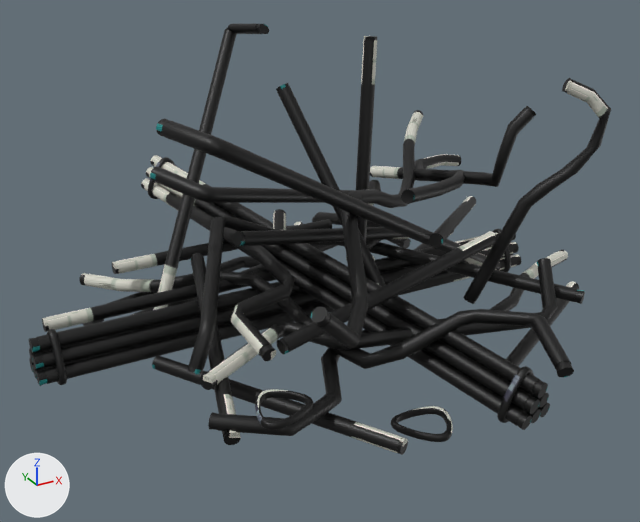
The FBX model Assets/Meshes/Objects/debris.fbx, before and after one commit.
Before and after are seen from a 50 mm lens placed at (-2.97, -8.36, 2.83), pointed at (-0.16, -3.25, 0.28). Every picture has the same lights, and +X, +Y and +Z are marked at lower left. Where no turn or scale is listed for an object, it has been applied to the vertices. Vertices at the same position are counted once.

The first picture shows 'debris'.
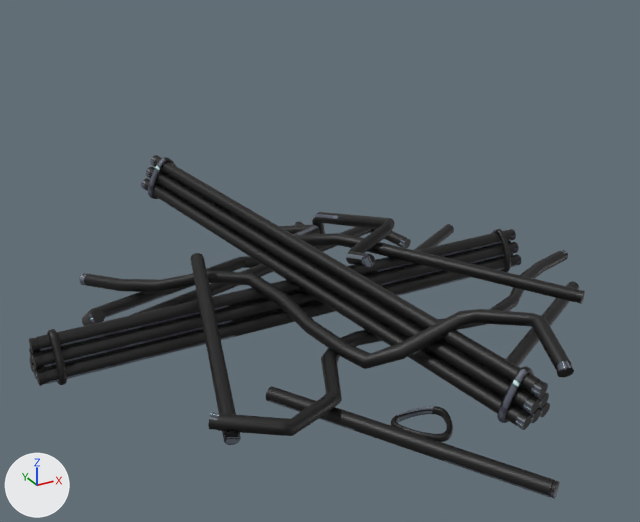
Where the newer file only moved an object's origin or applied its transform, the numbers keep the older frame.

What differs and where, as boxes [x1, y1, x2, y2] in the pictures (640 x 522 px; the box of a moved part takes in the faces that stretch with it):
'debris', surface changed, reshaped (grey to black, 20% shorter): before [29, 24, 611, 455]; after [29, 155, 585, 499]
part 1 of me_mesh, moved or reshaped: before [152, 356, 408, 455]; after [266, 386, 559, 499]
part 2 of me_mesh, deleted (black): before [42, 24, 611, 430]

The change, as a diff of the scene's bpy script:
```diff
--- a/Assets/Meshes/Objects/debris.fbx.py
+++ b/Assets/Meshes/Objects/debris.fbx.py
@@ img_tilemap_png @@
+img_tilemap_png = load_image('tilemap.png', '../../Textures/tilemap.png', 400, 400, 'sRGB')
@@ mat_standardsurface1 @@
 mat_standardsurface1 = principled_material('standardSurface1')
-mat_standardsurface1.texture = img_misca_png
+mat_standardsurface1.texture = img_tilemap_png
@@ me_mesh @@
 # used by ob_debris; location = (0.135, -2.974, 0.728)
-me_mesh.from_pydata(...)  # 14348 vertices, 15072 faces; spans x -2.29..2.29, y -2.1..2.1, z -1.09..1.05
+me_mesh.from_pydata(...)  # 8251 vertices, 8656 faces; spans x -2.29..2.29, y -2.55..2.1, z -1.09..-0.18
+# me_mesh part 1: the loose piece of 322 vertices spanning x -1.55..-0.51, y -1.81..-0.1, z -1.07..-0.97 is moved by (0.51, -0.74, 0.0)
+# me_mesh part 2: 17 loose pieces with 6097 vertices, spanning x -2.15..1.84, y -1.68..1.97, z -1.08..1.05, are deleted
 me_mesh.materials.append(mat_standardsurface1)
```
